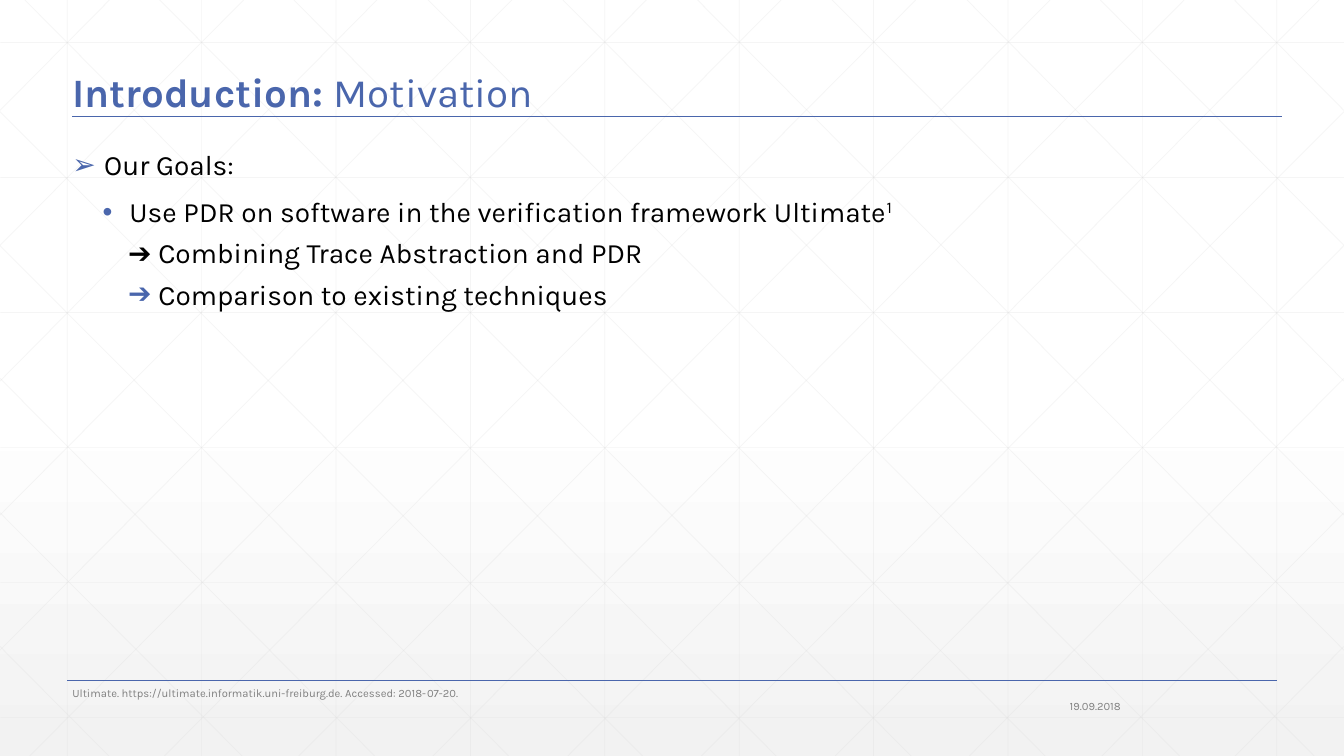
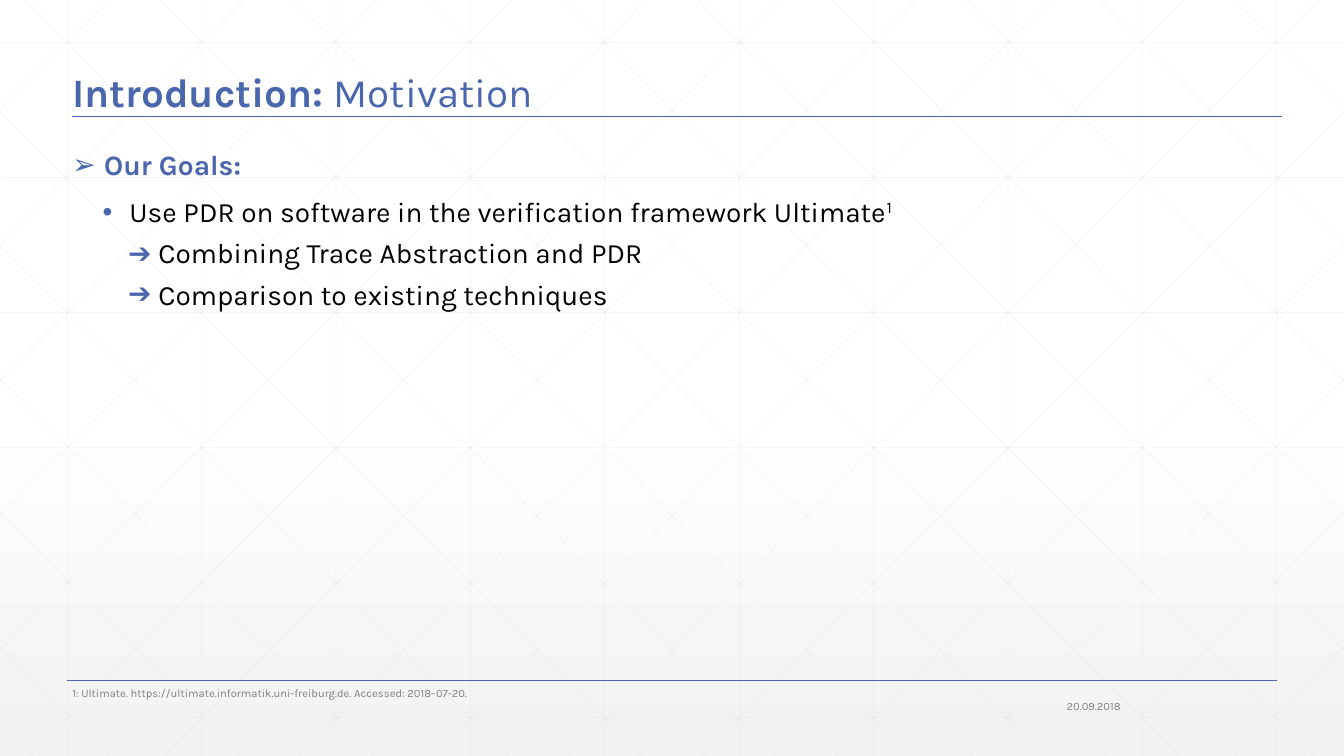
Before and after one commit to JonasWerner/BachelorThesis, a slide deck: slide 6 of Presentation/pdr_presentation_v2.pptx (slide 5 before the commit). Drawn at 1344x756 pixels with LibreOffice and Linux fonts; fonts in the diff are those of the drawing. Boxes give left, top, right and bottom in pixels: in the first picture for what was removed or moved away, otherwise in the second. Text is boxed around its words. In the diff, an @@ line names an element or a change of style, - is before the commit and + after.

```diff
--- a/Presentation/pdr_presentation_v2.pptx
+++ b/Presentation/pdr_presentation_v2.pptx
@@ text at (104,156,642,270): text colour #000000 to #4A66AC in "Our Goals:", "➔"; bold on in "Our Goals:" @@
@@ text at (72,689,467,700): text changed @@
-Ultimate. https://ultimate.informatik.uni-freiburg.de. Accessed: 2018-07-20.
+1: Ultimate. https://ultimate.informatik.uni-freiburg.de. Accessed: 2018-07-20.
@@ text at (1067,703,1121,710): text changed @@
-19.09.2018
+20.09.2018
```
Also in this commit, not shown: 71 other slides changed, 9 slides added, 1 slide removed, 1 other file.
